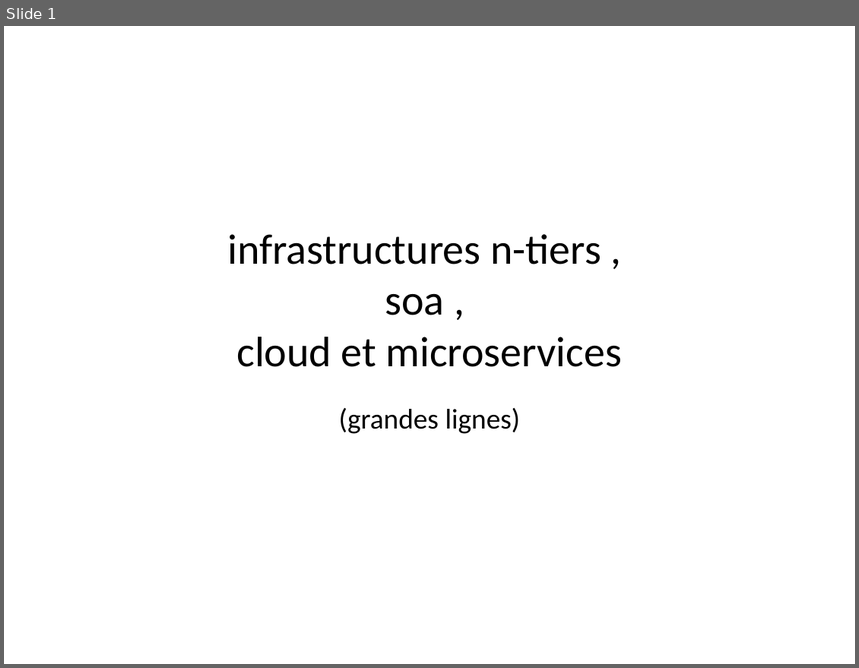
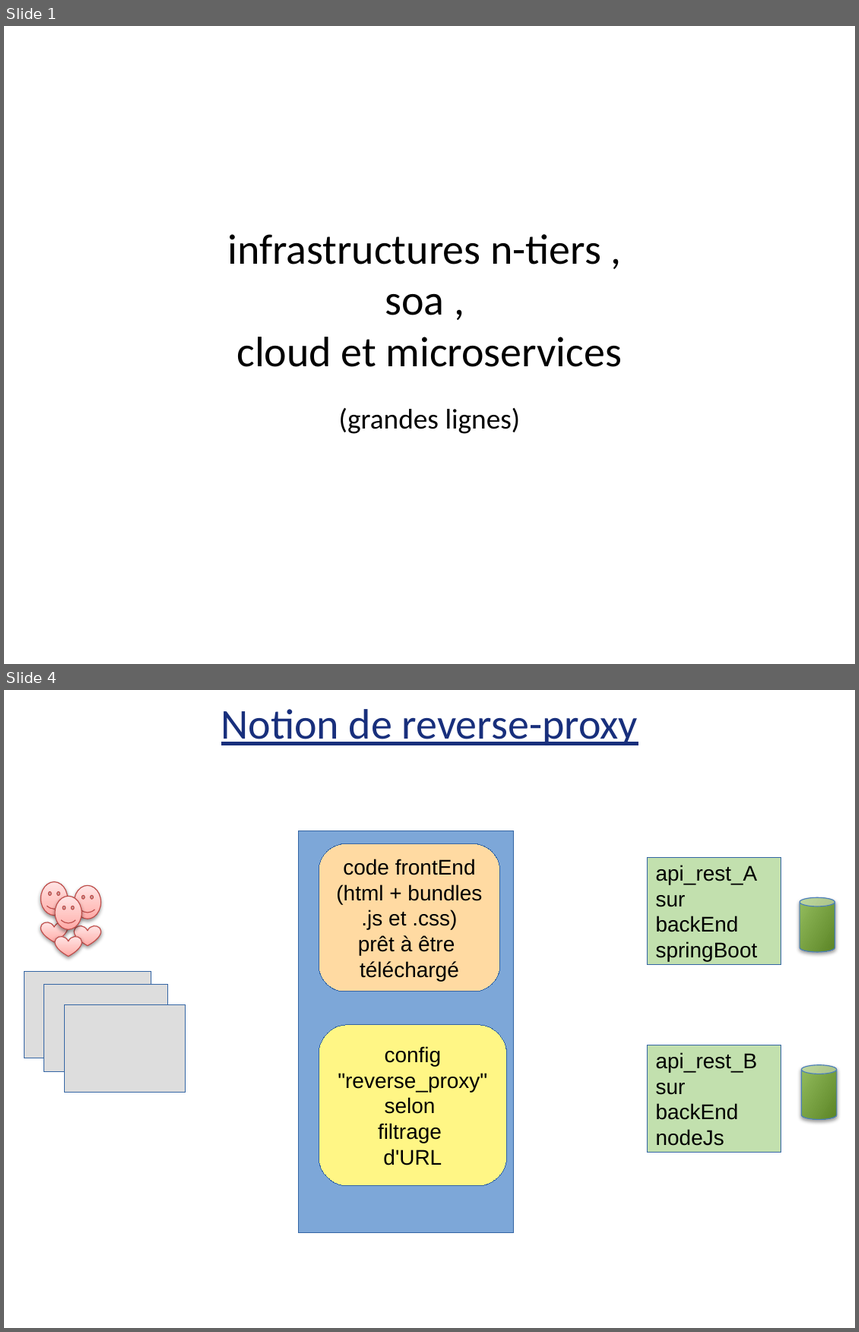
Before and after one commit to didier-tp/afc2021, a slide deck: docs/infrastructures_cloud_et_microservices.pptx. Shown one above the other, each under a label of ours: slide 1 before the commit, slides 1 and 4 after it; the slides between them are not shown. The pictures are 859x668 and 859x1332 pixels, drawn with LibreOffice and Linux fonts; fonts in the diff are those of the drawing. Boxes give left, top, right and bottom in pixels: in the first picture for what was removed or moved away, otherwise in the second. Text is boxed around its words. In the diff, an @@ line names an element or a change of style, - is before the commit and + after.

Commit message:
debut serverRest

```diff
--- a/docs/infrastructures_cloud_et_microservices.pptx
+++ b/docs/infrastructures_cloud_et_microservices.pptx
@@ slide 4 added at [4,690,855,1328], background #FFFFFF @@
@@ text added at [221,709,638,745], 36 pt, text #182F7C, underline @@
+Notion de reverse-proxy
@@ rectangle added at [299,831,513,1232], fill #7DA7D8, outline #3465A4 0.75 pt @@
@@ freeform shape added at [319,844,500,991], fill #FFDAA2, outline #3465A4 0.75 pt, 18 pt, text #000000 @@
+code frontEnd
+(html + bundles
+.js et .css)
+prêt à être
+téléchargé
@@ rectangle added at [648,858,781,965], fill #C2E0AE, outline #3465A4 0.75 pt, 18 pt, text #000000 @@
+api_rest_A
+sur
+backEnd
+springBoot
@@ smiley face added at [40,882,67,916], fill gradient #FFA6A5 to #FFC0BF to #FFE7E7, outline #BE4B48 0.75 pt @@
@@ smiley face added at [74,886,101,919], fill gradient #FFA6A5 to #FFC0BF to #FFE7E7, outline #BE4B48 0.75 pt @@
@@ smiley face added at [55,896,82,929], fill gradient #FFA6A5 to #FFC0BF to #FFE7E7, outline #BE4B48 0.75 pt @@
@@ cylinder added at [800,897,835,952], fill gradient #94BD5E to #5C8526, outline #4A7EBB 0.75 pt @@
@@ heart added at [40,923,67,943], fill gradient #FFA6A5 to #FFC0BF to #FFE7E7, outline #BE4B48 0.75 pt @@
@@ heart added at [55,937,82,958], fill gradient #FFA6A5 to #FFC0BF to #FFE7E7, outline #BE4B48 0.75 pt @@
@@ heart added at [74,926,101,946], fill gradient #FFA6A5 to #FFC0BF to #FFE7E7, outline #BE4B48 0.75 pt @@
@@ rectangle added at [25,972,152,1059], fill #DDDDDD, outline #3465A4 0.75 pt @@
@@ rectangle added at [44,985,167,1072], fill #DDDDDD, outline #3465A4 0.75 pt @@
@@ rectangle added at [65,1005,186,1092], fill #DDDDDD, outline #3465A4 0.75 pt @@
@@ freeform shape added at [319,1025,506,1186], fill #FFF685, outline #3465A4 0.75 pt, 18 pt, text #000000 @@
+config
+"reverse_proxy"
+selon
+filtrage
+d'URL
@@ rectangle added at [648,1045,781,1152], fill #C2E0AE, outline #3465A4 0.75 pt, 18 pt, text #000000 @@
+api_rest_B
+sur
+backEnd
+nodeJs
@@ cylinder added at [801,1065,836,1120], fill gradient #94BD5E to #5C8526, outline #4A7EBB 0.75 pt @@
```
Also in this commit, not shown: 9 other slides added, 10 other files.
